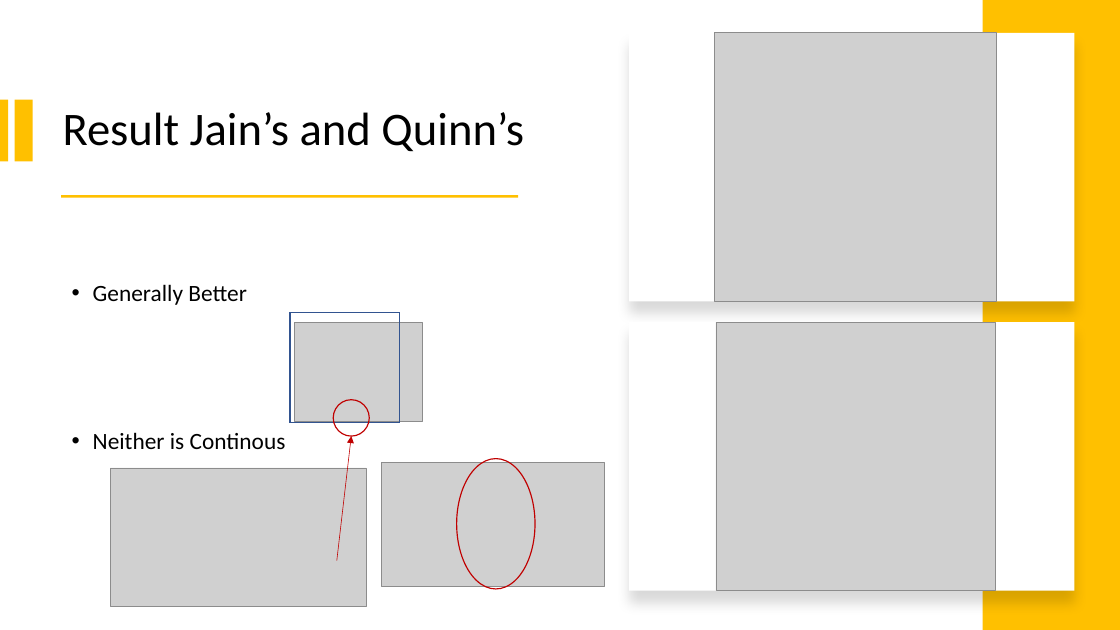
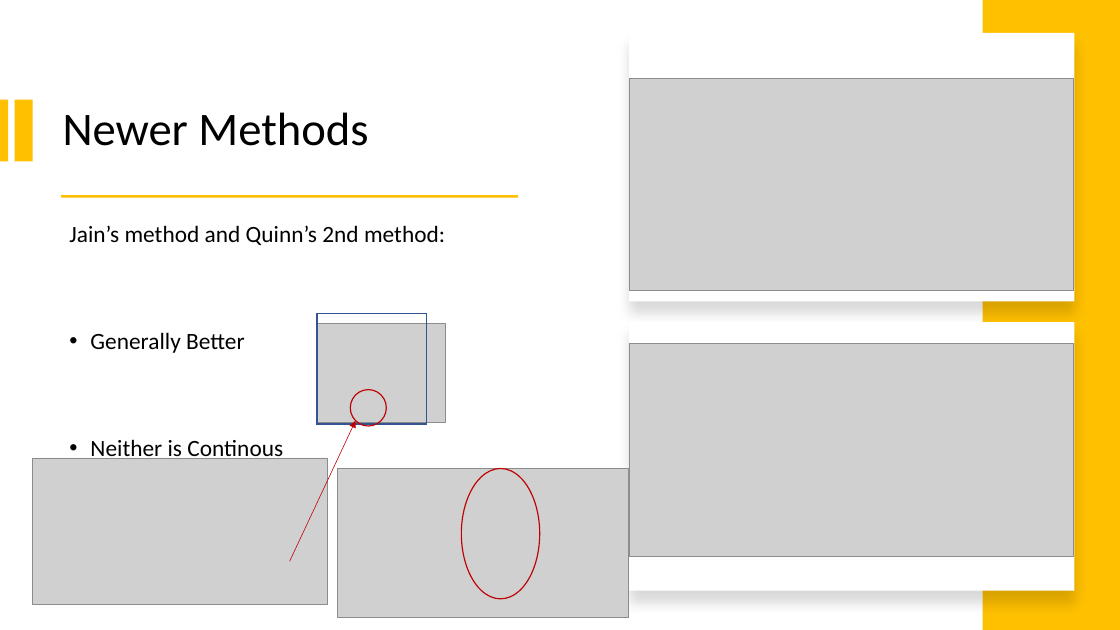
Before and after one commit to Sibeng32/Saban-Caliskan-Fourier-Analysis, a slide deck: slide 7 of Fourier Analysis Final Version.pptx (slide 8 before the commit). Drawn at 1120x630 pixels with LibreOffice and Linux fonts; fonts in the diff are those of the drawing; grey boxes stand for pictures. Boxes give left, top, right and bottom in pixels: in the first picture for what was removed or moved away, otherwise in the second. Text is boxed around its words. In the diff, an @@ line names an element or a change of style, - is before the commit and + after.

```diff
--- a/Fourier Analysis Final Version.pptx
+++ b/Fourier Analysis Final Version.pptx
@@ picture: place and size @@
-picture at box(714, 33, 996, 302)
+picture at box(630, 79, 1074, 292)
@@ title at box(63, 112, 368, 146): text changed @@
-Result Jain’s and Quinn’s
+Newer Methods
@@ text "Jain’s method and Quinn’s 2nd ...": place and size @@
-text "Jain’s method and Quinn’s 2nd ..." at box(93, 284, 286, 449)
+text "Jain’s method and Quinn’s 2nd ..." at box(69, 225, 445, 463)
@@ text at box(69, 225, 445, 245): paragraph added @@
+Jain’s method and Quinn’s 2nd method:
@@ rectangle: place and size @@
-rectangle at box(290, 313, 400, 423)
+rectangle at box(317, 314, 427, 424)
@@ picture: place and size @@
-picture at box(294, 322, 422, 421)
+picture at box(318, 323, 445, 423)
@@ text at box(90, 332, 283, 463): line spacing 0.9 to 1.5 @@
@@ picture: place and size @@
-picture at box(716, 322, 996, 591)
+picture at box(630, 344, 1074, 556)
@@ ellipse: place and size @@
-ellipse at box(334, 400, 370, 436)
+ellipse at box(350, 390, 386, 426)
@@ arrow moved from (337, 560) - (351, 436) to (290, 561) - (355, 421) @@
@@ picture: place and size @@
-picture at box(110, 468, 366, 607)
+picture at box(33, 458, 328, 604)
@@ picture: place and size @@
-picture at box(382, 462, 605, 586)
+picture at box(337, 469, 628, 618)
@@ ellipse: place and size @@
-ellipse at box(457, 459, 535, 589)
+ellipse at box(461, 469, 539, 599)
```
Also in this commit, not shown: 7 other slides changed, 2 other files.
